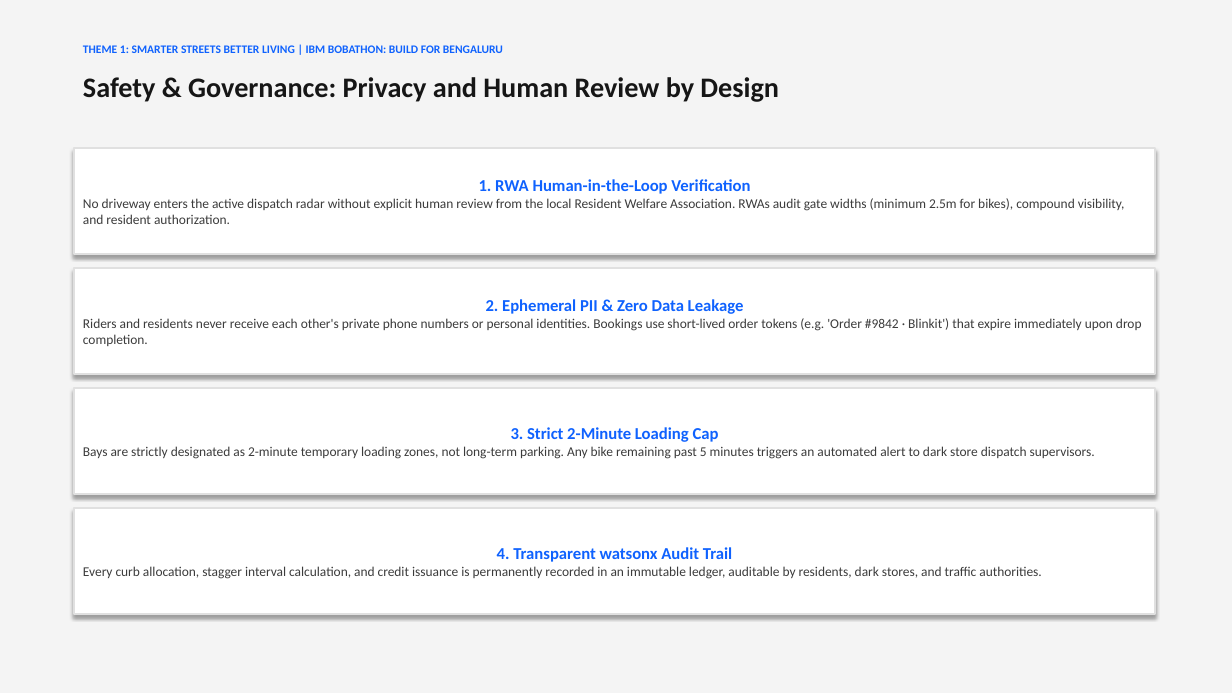
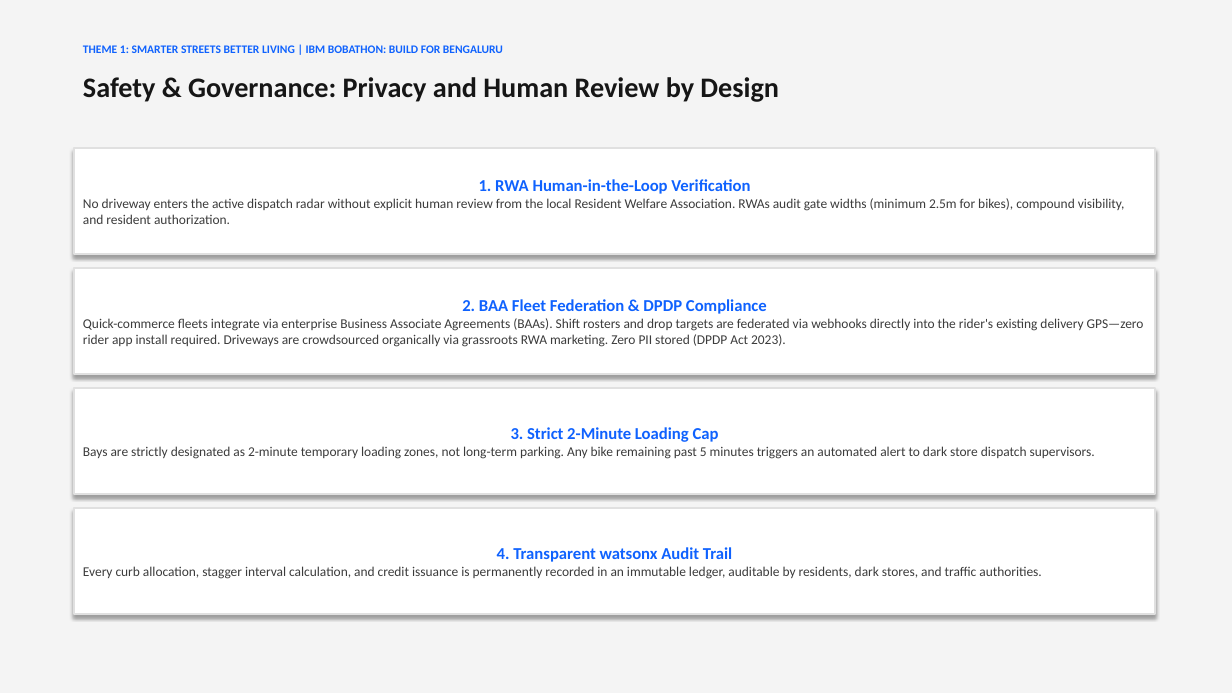
Before and after one commit to PankajKumar2804/oorushare, a slide deck: slide 8 of OoruShare_IBM_Bobathon_Theme1_Submission.pptx. Drawn at 1232x693 pixels with LibreOffice and Linux fonts; fonts in the diff are those of the drawing. Boxes give left, top, right and bottom in pixels: in the first picture for what was removed or moved away, otherwise in the second. Text is boxed around its words. In the diff, an @@ line names an element or a change of style, - is before the commit and + after.

Commit message:
feat(architecture): document BAA fleet federation, DPDP compliance, and grassroots RWA onboarding engine

```diff
--- a/OoruShare_IBM_Bobathon_Theme1_Submission.pptx
+++ b/OoruShare_IBM_Bobathon_Theme1_Submission.pptx
@@ text in rectangle at bbox=[83, 299, 1144, 347]: text changed @@
-2. Ephemeral PII & Zero Data Leakage
-Riders and residents never receive each other's private phone numbers or personal identities. Bookings use short-lived order tokens (e.g. 'Order #9842 · Blinkit') that expire immediately upon drop completion.
+2. BAA Fleet Federation & DPDP Compliance
+Quick-commerce fleets integrate via enterprise Business Associate Agreements (BAAs). Shift rosters and drop targets are federated via webhooks directly into the rider's existing delivery GPS—zero rider app install required. Driveways are crowdsourced organically via grassroots RWA marketing. Zero PII stored (DPDP Act 2023).
```
Also in this commit, not shown: 5 other files.
